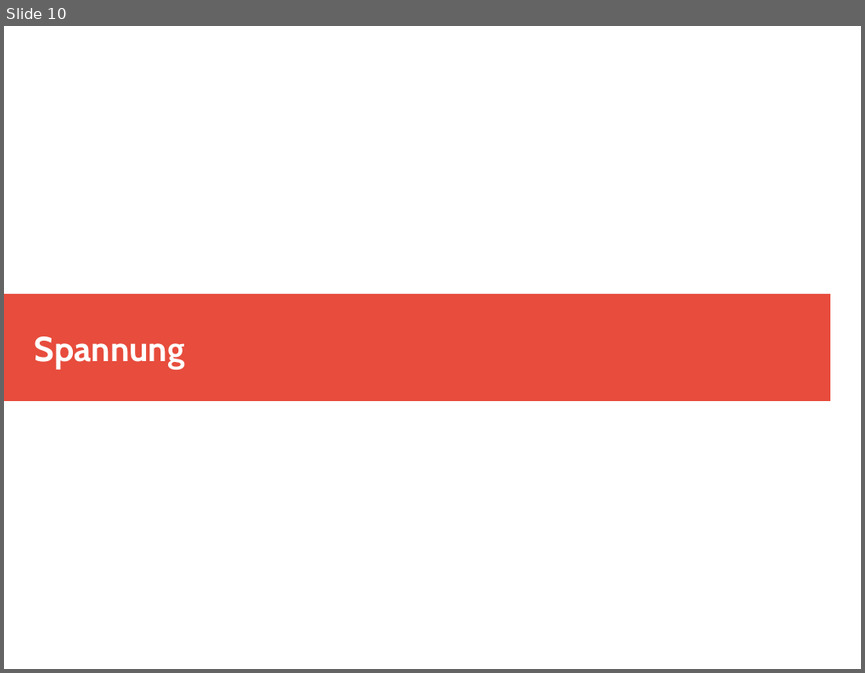
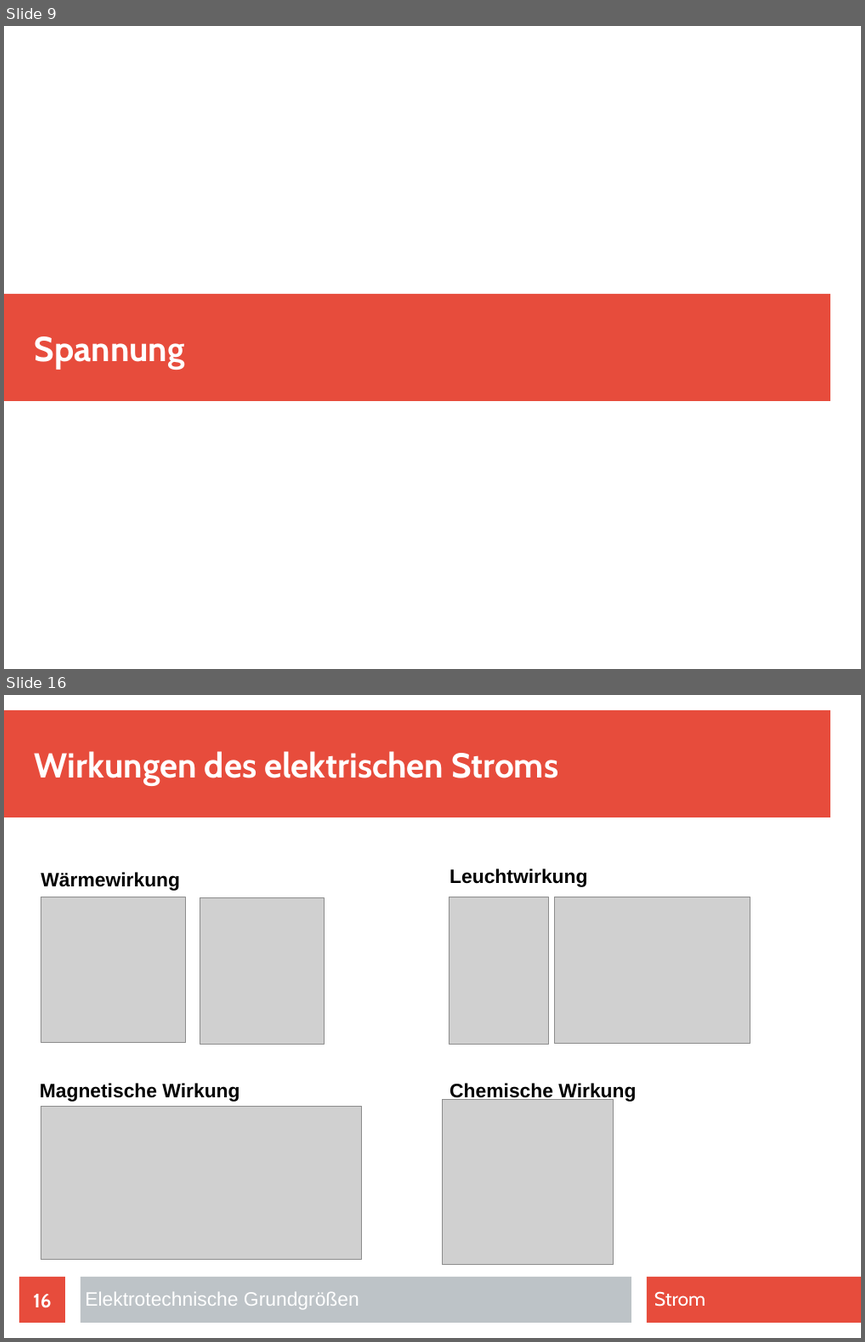
Before and after one commit to Barry90/Projekt, a slide deck: Elektrotechnische_Grundgroessen.odp. Shown one above the other, each under a label of ours: slide 10 before the commit, slides 9 and 16 after it; the slides between them are not shown. The pictures are 865x673 and 865x1342 pixels, drawn with LibreOffice and Linux fonts; fonts in the diff are those of the drawing; grey boxes stand for pictures. Boxes give left, top, right and bottom in pixels: in the first picture for what was removed or moved away, otherwise in the second. Text is boxed around its words. In the diff, an @@ line names an element or a change of style, - is before the commit and + after.

```diff
--- a/Elektrotechnische_Grundgroessen.odp
+++ b/Elektrotechnische_Grundgroessen.odp
@@ slide 16 added at box(4, 695, 861, 1338), background #FFFFFF @@
@@ rectangle added at box(4, 710, 830, 818), fill #E74C3C @@
@@ title added at box(35, 751, 558, 785), 32 pt, text #FFFFFF, bold @@
+Wirkungen des elektrischen Stroms
@@ text added at box(41, 872, 180, 891), 18 pt, text #000000, bold @@
+Wärmewirkung
@@ text added at box(449, 868, 587, 887), 18 pt, text #000000, bold @@
+Leuchtwirkung
@@ picture added at box(41, 897, 186, 1043) @@
@@ picture added at box(200, 897, 324, 1044) @@
@@ picture added at box(449, 897, 549, 1044) @@
@@ picture added at box(556, 897, 750, 1043) @@
@@ text added at box(40, 1083, 239, 1101), 18 pt, text #000000, bold @@
+Magnetische Wirkung
@@ picture added at box(443, 1100, 613, 1265) @@
@@ text added at box(449, 1083, 636, 1102), 18 pt, text #000000, bold @@
+Chemische Wirkung
@@ picture added at box(41, 1106, 362, 1259) @@
@@ page number added at box(19, 1276, 65, 1322), fill #E74C3C, 18 pt, text #FFFFFF, bold @@
+16
@@ rectangle added at box(80, 1276, 631, 1322), fill #BDC3C7 @@
@@ rectangle added at box(647, 1276, 861, 1322), fill #E74C3C @@
@@ text added at box(85, 1292, 359, 1310), 18 pt, text #FFFFFF @@
+Elektrotechnische Grundgrößen
@@ text added at box(654, 1291, 705, 1306), 18 pt, text #FFFFFF @@
+Strom
@@ what was slide 10 is now slide 9 @@
```
Also in this commit, not shown: 8 other slides changed, 11 other slides added, 1 slide removed, 3 other files.
